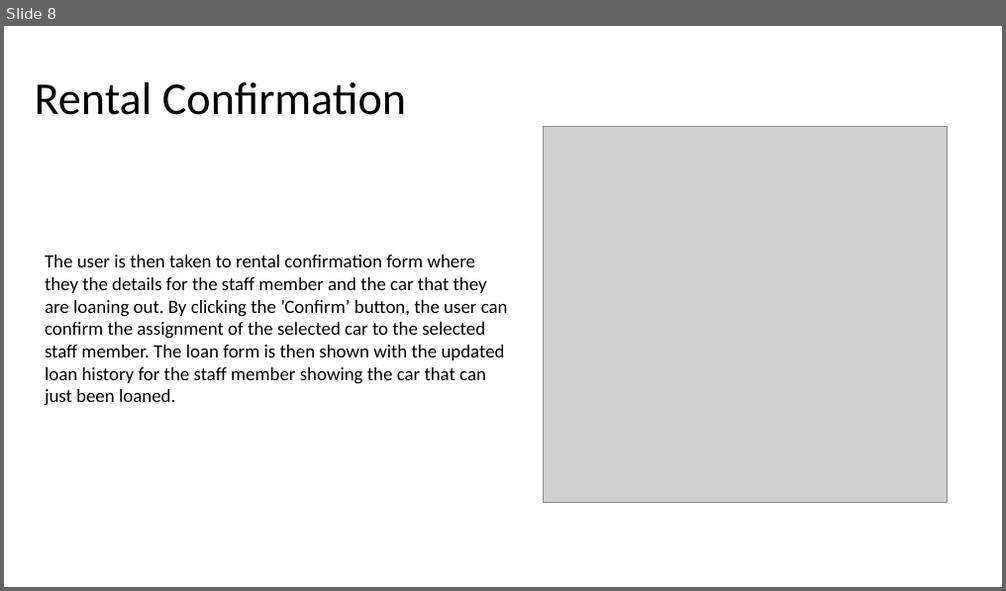
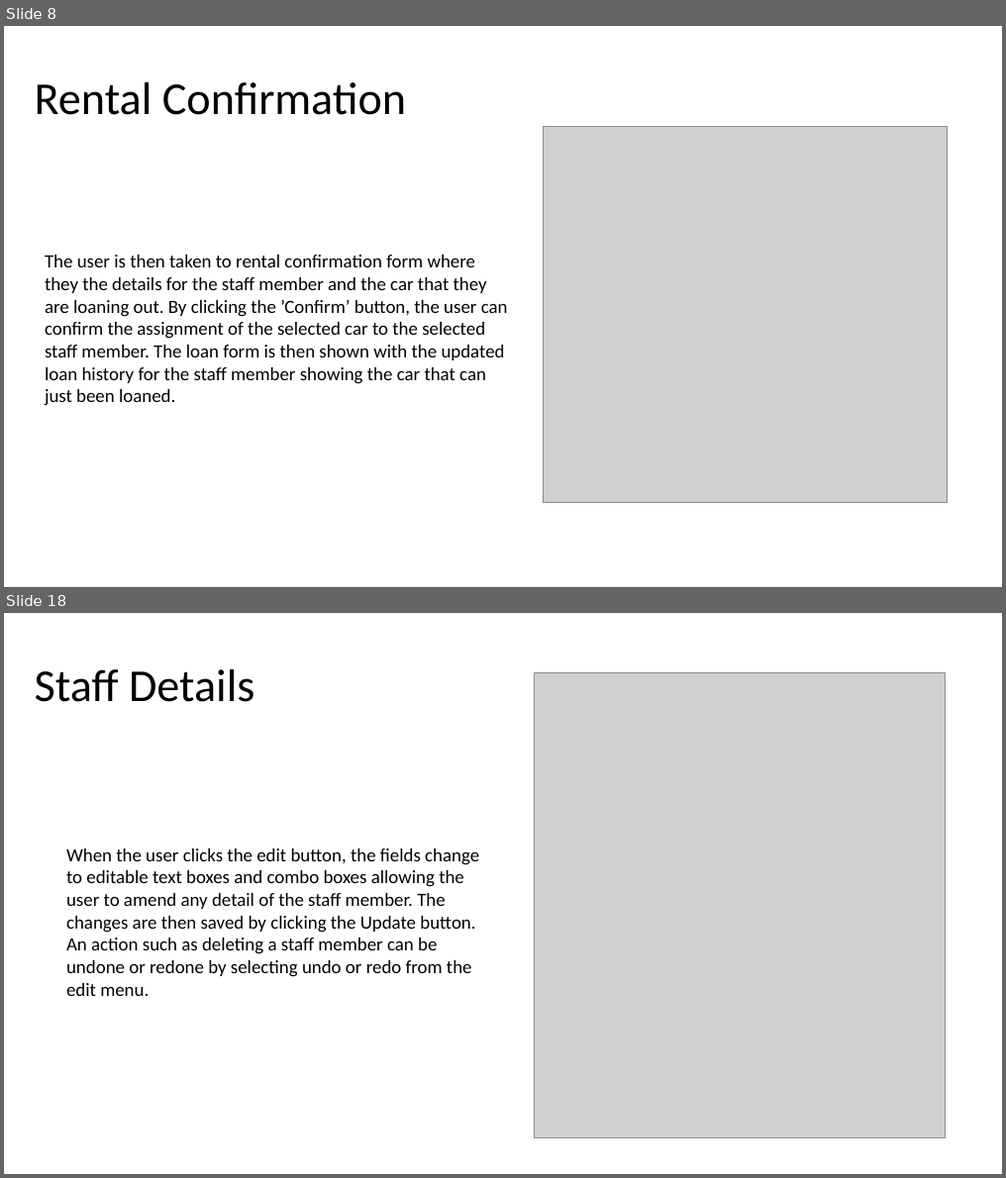
Before and after one commit to DanDecrypted/UniSystems, a slide deck: Walkthrough.pptx. Shown one above the other, each under a label of ours: slide 8 before the commit, slides 8 and 18 after it; the slides between them are not shown. The pictures are 1006x591 and 1006x1178 pixels, drawn with LibreOffice and Linux fonts; fonts in the diff are those of the drawing; grey boxes stand for pictures. Boxes give left, top, right and bottom in pixels: in the first picture for what was removed or moved away, otherwise in the second. Text is boxed around its words. In the diff, an @@ line names an element or a change of style, - is before the commit and + after.

```diff
--- a/Walkthrough.pptx
+++ b/Walkthrough.pptx
@@ slide 18 added at [4, 613, 1002, 1174], background #FFFFFF @@
@@ text added at [35, 669, 254, 702], 44 pt, text #000000 @@
+Staff Details
@@ picture added at [534, 672, 945, 1139] @@
@@ text added at [66, 849, 479, 996], 18 pt, text #000000 @@
+When the user clicks the edit button, the fields change to editable text boxes and combo boxes allowing the user to amend any detail of the staff member. The changes are then saved by clicking the Update button. An action such as deleting a staff member can be undone or redone by selecting undo or redo from the edit menu.
```
Also in this commit, not shown: 2 slides changed, 10 other slides added, 4 other files.
